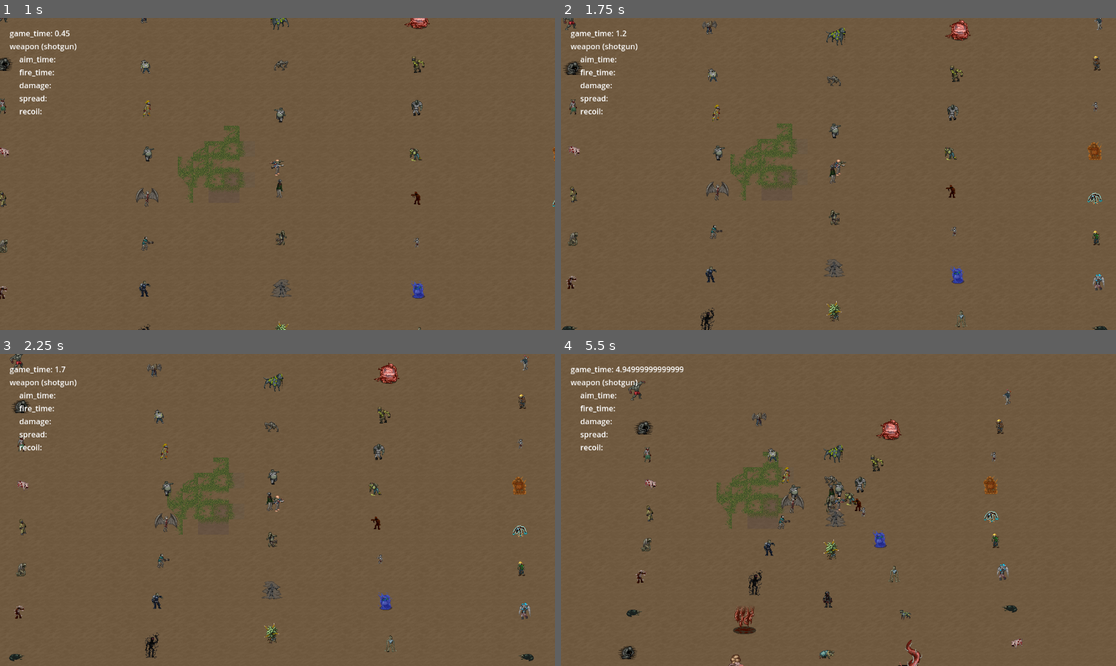
Above: before the commit, frames 1-4 (two rows, left to right).
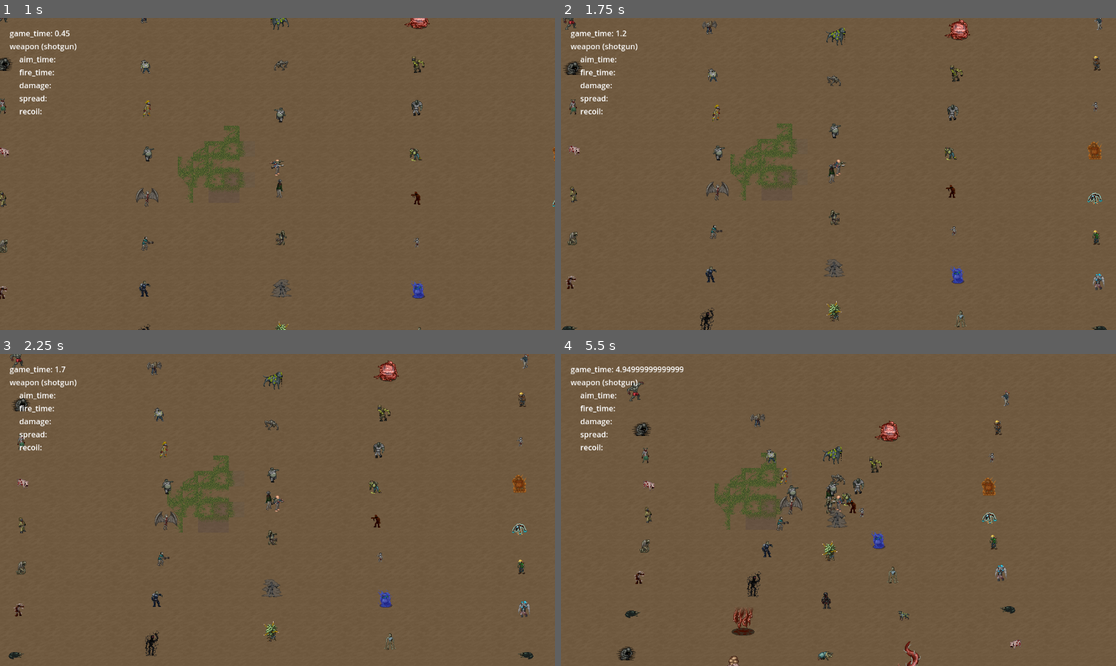
Above: after the commit, the same moments.

Repository: tegaki-tegaki/z_game
Game: Godot game, scene res://world/main.tscn
Two runs of this game, one before a commit and one after it. Both use one fixed random seed, a clock stepped at 60 frames per second and the inputs below.
Inputs (mouse positions are in pixels of both pictures, inside the frame that each line leads up to):
- Up to frame 1 (1 s): tap Enter at 0.5 s; move the mouse to (399, 158) at 0.52 s; hold D (move_right) from 0.53 s (still down); click (399, 158) at 0.6 s
- Up to frame 2 (1.75 s): move the mouse to (727, 189) at 1.27 s; release D (move_right) at 1.28 s; hold S (move_down) from 1.28 s (still down); click (727, 189) at 1.35 s
- Up to frame 3 (2.25 s): move the mouse to (333, 441) at 2.02 s; release S (move_down) at 2.03 s; hold D (move_right) from 2.03 s (still down); click (333, 441) at 2.1 s
- Up to frame 4 (5.5 s): move the mouse to (810, 572) at 2.77 s; release D (move_right) at 2.78 s; hold W (move_up) 2.78-3.53 s; click (810, 572) at 2.85 s; move the mouse to (1005, 556) at 3.52 s; hold A (move_left) 3.53-5.03 s; click (1005, 556) at 3.6 s; move the mouse to (672, 463) at 4.27 s; click (672, 463) at 4.35 s; move the mouse to (866, 510) at 5.02 s; hold S (move_down) from 5.03 s (still down); click (866, 510) at 5.1 s

Frame 1 is identical in both runs. In frame 2, 0.5% of the frame differs, in the area x 0-99%, y 0-100%; in frame 3, 2.6%; in frame 4, 3.5%, in the area x 10-84%, y 8-100%.

Commit message:
flip player sprites

Diff:
--- a/characters/player.gd
+++ b/characters/player.gd
@@ -1,5 +1,7 @@
 class_name Player
 extends CharacterBody2D
+
+@onready var skin: Sprite2D = %skin
 
 signal player_action(player)
 
@@ -10,7 +12,7 @@
 
 
 var speed = 60
-
+var flip_h = false
 var can_act = true
 
 
@@ -20,6 +22,10 @@
             "move_left", "move_right", "move_up", "move_down"
         )
         self.velocity = input_vector * speed
+        if velocity.x > 0:
+            flip_h = false
+        elif velocity.x < 0:
+            flip_h = true
         move_and_slide()
 
         if input_vector.length() > 0:
--- a/characters/player.tscn
+++ b/characters/player.tscn
@@ -1,7 +1,8 @@
-[gd_scene load_steps=4 format=3 uid="uid://cpm2jjq2n7wes"]
+[gd_scene load_steps=5 format=3 uid="uid://cpm2jjq2n7wes"]
 
 [ext_resource type="Script" uid="uid://cxp6dtrytels2" path="res://characters/player.gd" id="1_dnjla"]
 [ext_resource type="Texture2D" uid="uid://bbci3y6ls612o" path="res://resources/human_body.png" id="2_3eadt"]
+[ext_resource type="Script" uid="uid://o1wp5td2qqt8" path="res://scripts/root_direction_flip.gd" id="3_tory2"]
 
 [sub_resource type="CircleShape2D" id="CircleShape2D_3eadt"]
 radius = 7.0
@@ -19,6 +20,7 @@
 hframes = 16
 vframes = 167
 frame = 542
+script = ExtResource("3_tory2")
 
 [node name="wear" type="Node2D" parent="."]
 unique_name_in_owner = true
@@ -30,6 +32,7 @@
 hframes = 16
 vframes = 167
 frame = 1926
+script = ExtResource("3_tory2")
 
 [node name="pants (example)" type="Sprite2D" parent="wear"]
 texture_filter = 1
@@ -37,6 +40,7 @@
 hframes = 16
 vframes = 167
 frame = 2294
+script = ExtResource("3_tory2")
 
 [node name="wield" type="Node2D" parent="."]
 unique_name_in_owner = true
@@ -48,7 +52,7 @@
 hframes = 16
 vframes = 167
 frame = 607
+script = ExtResource("3_tory2")
 
 [node name="CollisionShape2D" type="CollisionShape2D" parent="."]
-position = Vector2(0, -1)
 shape = SubResource("CircleShape2D_3eadt")
--- /dev/null
+++ b/scripts/root_direction_flip.gd
@@ -0,0 +1,5 @@
+extends Sprite2D
+
+func _process(delta: float) -> void:
+  var root = owner
+  flip_h = root.flip_h
Not shown, added: scripts/root_direction_flip.gd.uid
